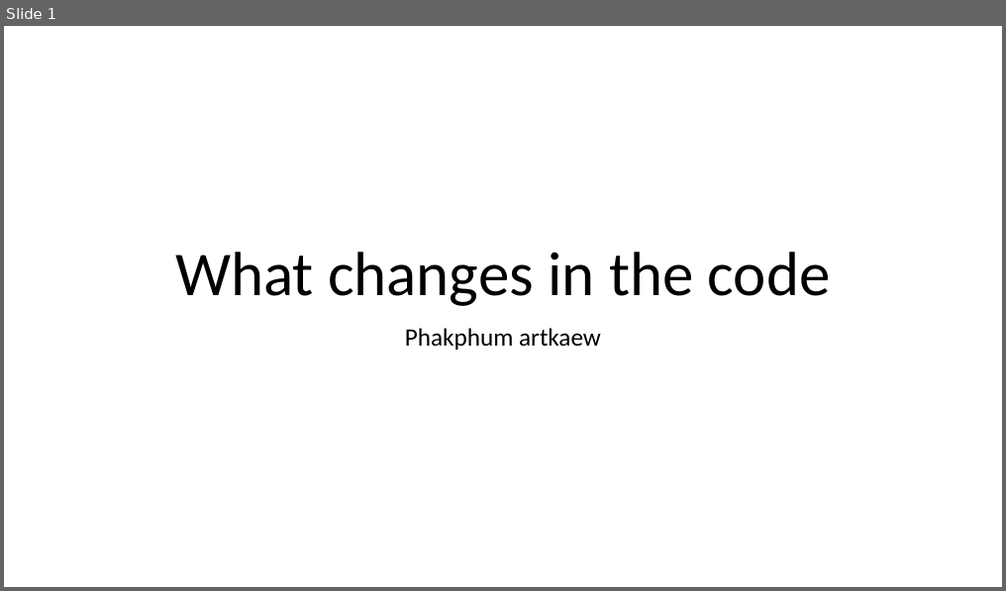
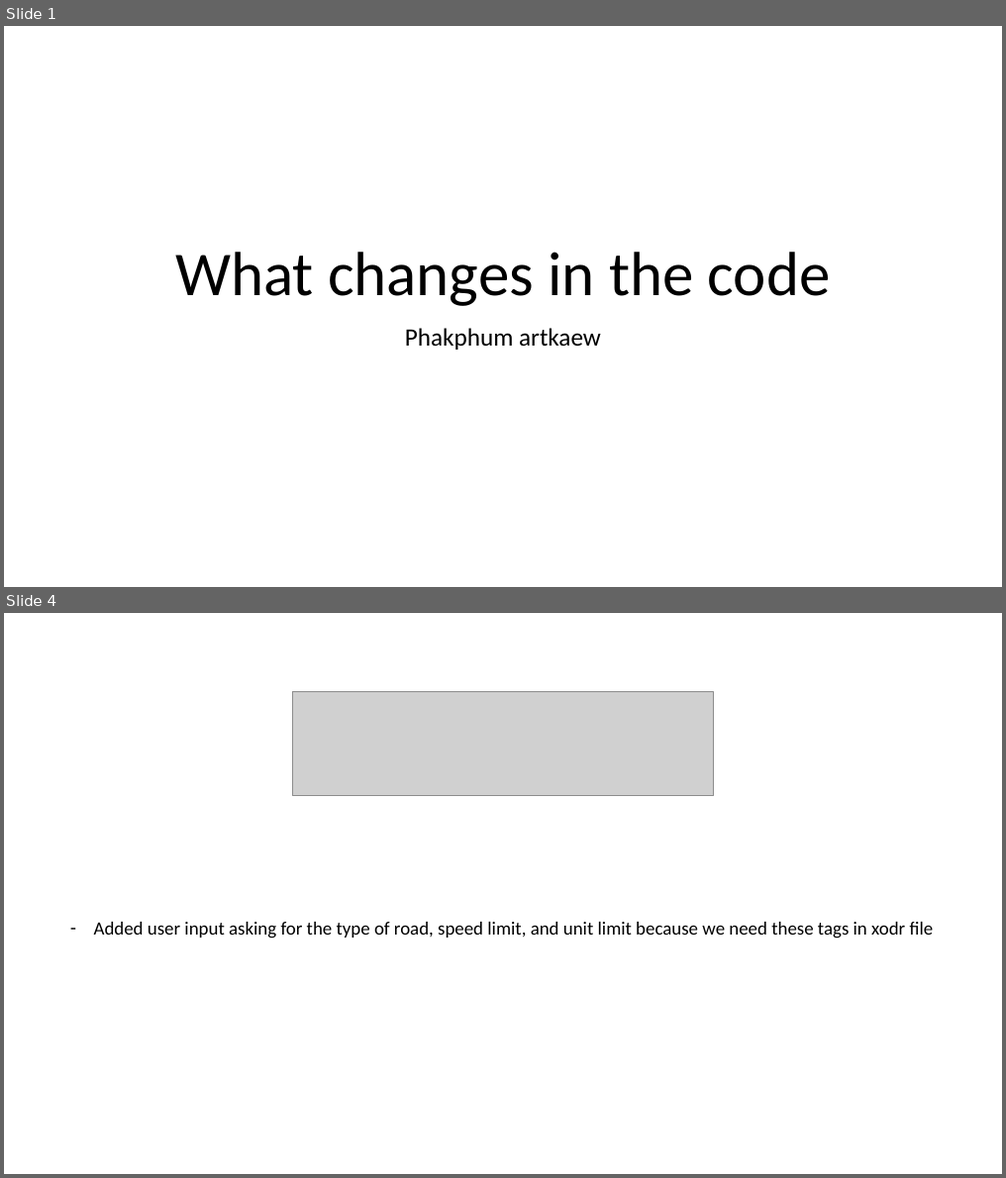
Before and after one commit to ivsg-psu/PathPlanning_MapTools_ParseXODR, a slide deck: Documents/xodr_changes_in_code.pptx. Shown one above the other, each under a label of ours: slide 1 before the commit, slides 1 and 4 after it; the slides between them are not shown. The pictures are 1006x591 and 1006x1178 pixels, drawn with LibreOffice and Linux fonts; fonts in the diff are those of the drawing; grey boxes stand for pictures. Boxes give left, top, right and bottom in pixels: in the first picture for what was removed or moved away, otherwise in the second. Text is boxed around its words. In the diff, an @@ line names an element or a change of style, - is before the commit and + after.

```diff
--- a/Documents/xodr_changes_in_code.pptx
+++ b/Documents/xodr_changes_in_code.pptx
@@ slide 4 added at [4,613,1002,1174], background #FFFFFF @@
@@ picture added at [292,691,713,796] @@
@@ text added at [94,922,934,939], 18 pt, text #000000 @@
+– Added user input asking for the type of road, speed limit, and unit limit because we need these tags in xodr file
```
Also in this commit, not shown: 8 other slides added, 1 slide removed.
